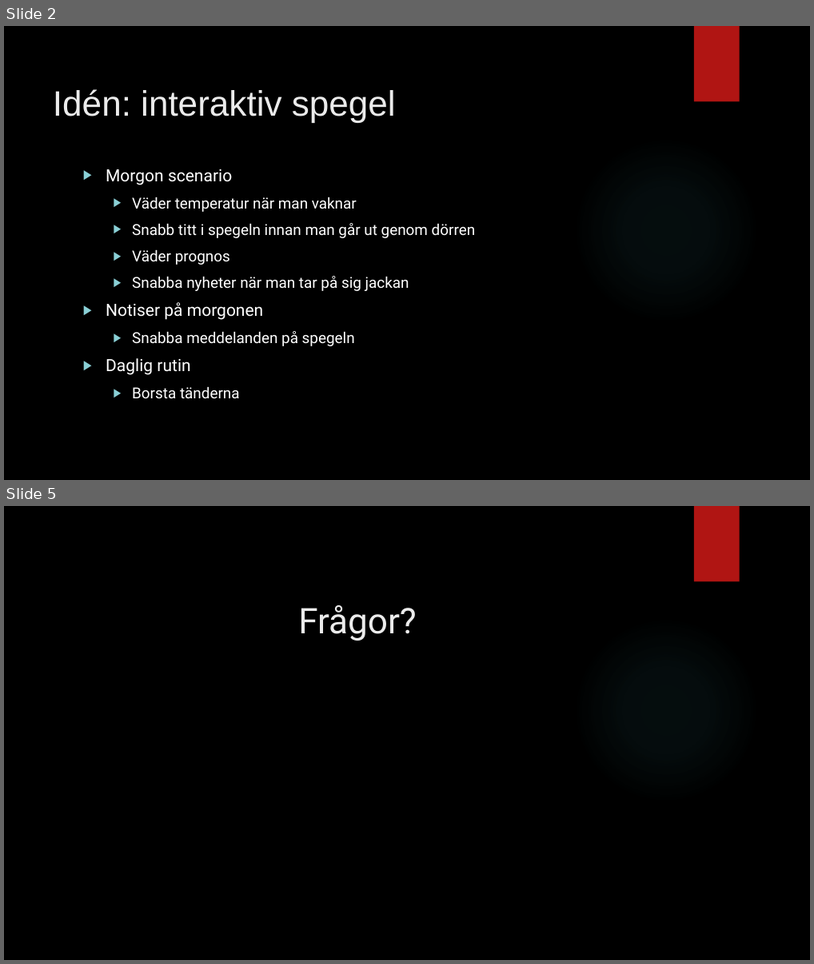
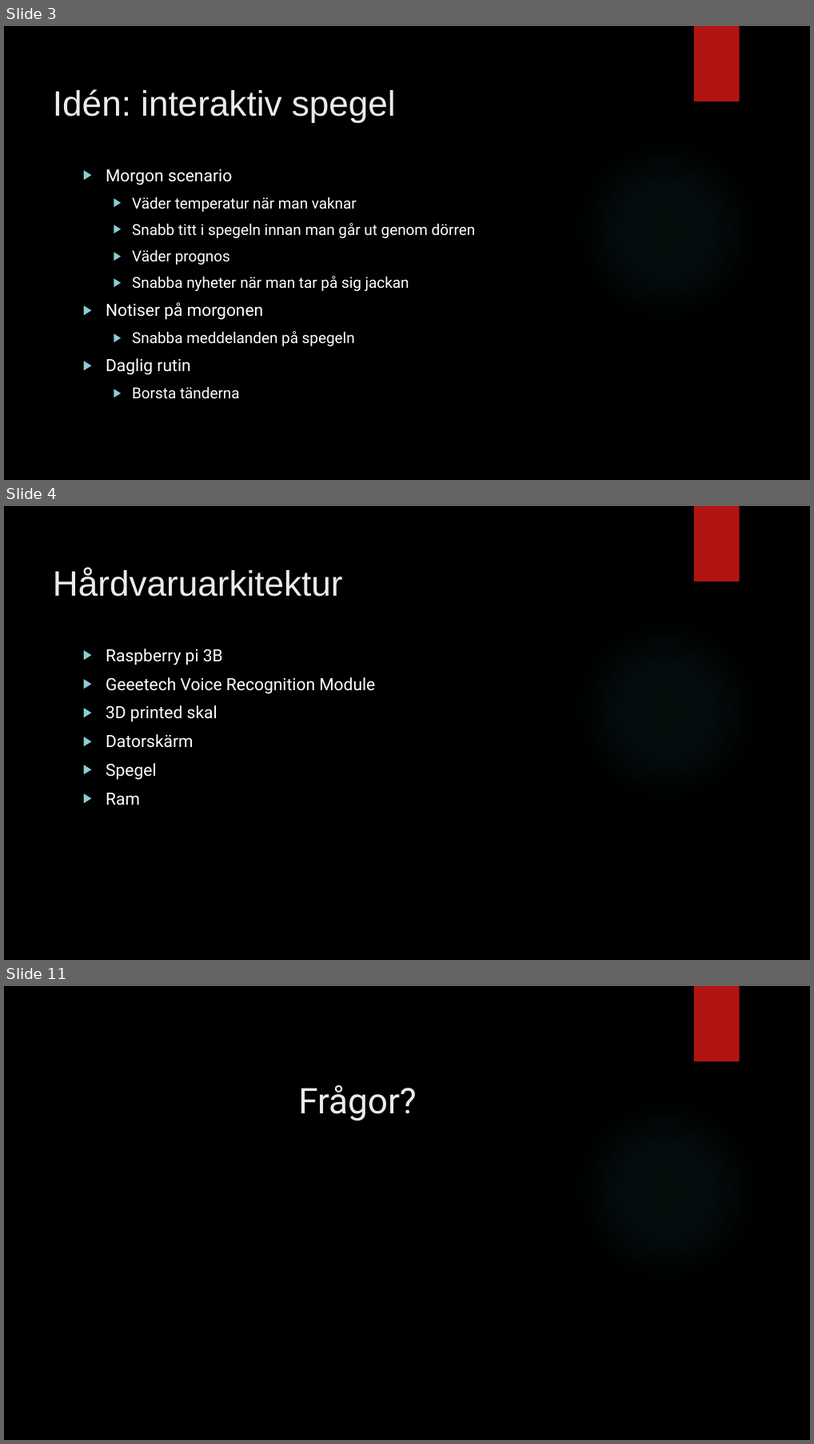
Before and after one commit to hamadaio/magic-mirror-project, a slide deck: pitch_group_mirror.pptx. Shown one above the other, each under a label of ours: slides 2 and 5 before the commit, slides 3, 4 and 11 after it; the slides between them are not shown. The pictures are 814x964 and 814x1444 pixels, drawn with LibreOffice and Linux fonts; fonts in the diff are those of the drawing; background and template pictures are left out. Boxes give left, top, right and bottom in pixels: in the first picture for what was removed or moved away, otherwise in the second. Text is boxed around its words. In the diff, an @@ line names an element or a change of style, - is before the commit and + after.

```diff
--- a/pitch_group_mirror.pptx
+++ b/pitch_group_mirror.pptx
@@ slide 4 added at [4,506,810,960], background picture (left out); not listed: 2 template elements that a slide beside it also shows @@
@@ title added at [53,568,343,596], 42 pt, text #EBEBEB @@
+Hårdvaruarkitektur
@@ text added at [106,648,375,804], 20 pt, text #FFFFFF @@
+▶ Raspberry pi 3B
+▶ Geeetech Voice Recognition Module
+▶ 3D printed skal
+▶ Datorskärm
+▶ Spegel
+▶ Ram
@@ what was slide 2 is now slide 3 @@
@@ what was slide 5 is now slide 11 @@
```
Also in this commit, not shown: 3 slides changed, 5 other slides added, 1 other file.
